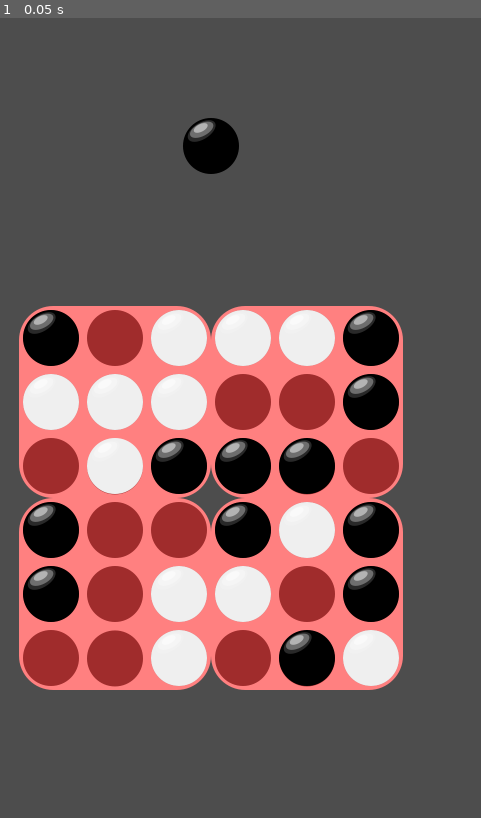
Above: before the commit, frame 1.
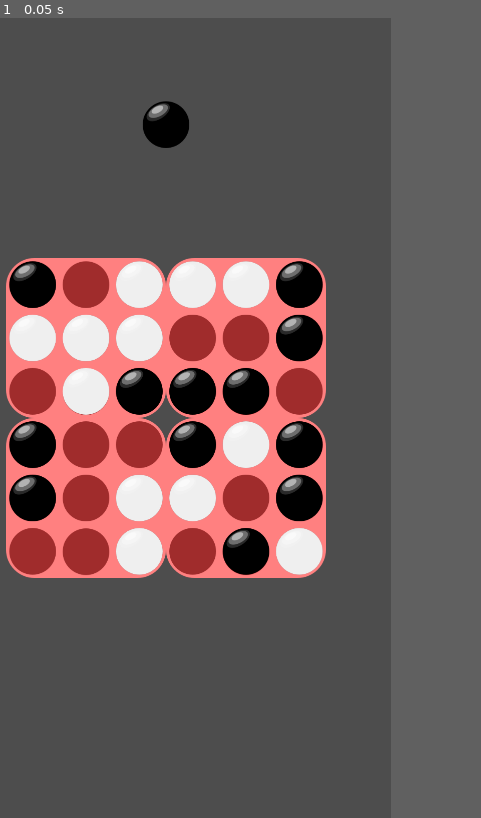
Above: after the commit, the same moment.

Repository: jokw1228/Finish_The_Game
Game: Godot game, scene res://scenes/game_pentago/ftg_pentago.tscn
Same seed, same stepped clock (60 frames per second), same inputs: the game is played once before the commit and once after it.
Inputs:
- Up to frame 1 (0.05 s): no input
In our replay, the window is 540x800 before the commit and 450x800 after it. These sizes can differ from the game's own. Grey fills any space a smaller window leaves; there, only what the larger window draws over its background counts as a difference.

The runs differ from the first frame. In frame 1, 39% of the frame differs, in the area x 1-84%, y 10-84%.

Commit message:
안드로이드 빌드

Diff:
--- a/finish-the-game/project.godot
+++ b/finish-the-game/project.godot
@@ -19,6 +19,8 @@
 
 window/size/viewport_width=1080
 window/size/viewport_height=1920
+window/stretch/mode="viewport"
+window/handheld/orientation=5
 
 [input]
 
@@ -27,3 +29,7 @@
 "events": [Object(InputEventMouseButton,"resource_local_to_scene":false,"resource_name":"","device":-1,"window_id":0,"a …(253 unchanged characters)…
 ]
 }
+
+[rendering]
+
+textures/vram_compression/import_etc2_astc=true
Not shown, added: android_build/Finish The Game.apk
Not shown, added: android_build/Finish The Game.apk.idsig
Not shown, added: android_build/finish_the_game.keystore
Not shown, added: android_build/키스토어 관련 정보.txt
